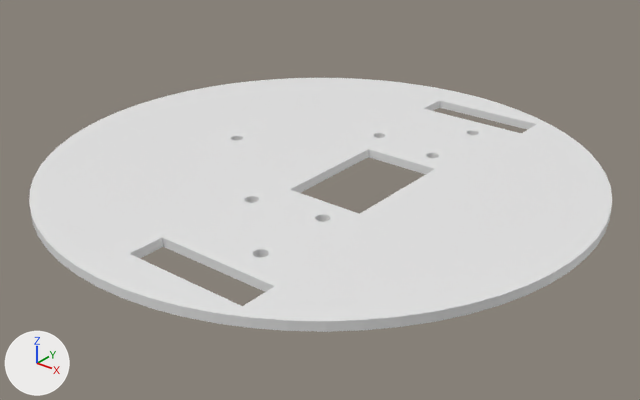
The Blender file baseplate.blend: old version first, new version second.
Both versions are drawn from a camera (50 mm lens) standing at (112.8, -141.2, 80.8) and looking at (2.1, -2.9, -4.9). The axes (+X, +Y, +Z) are drawn at lower left. The lights are the same throughout.

In view in the first picture: 'BasePlate'.
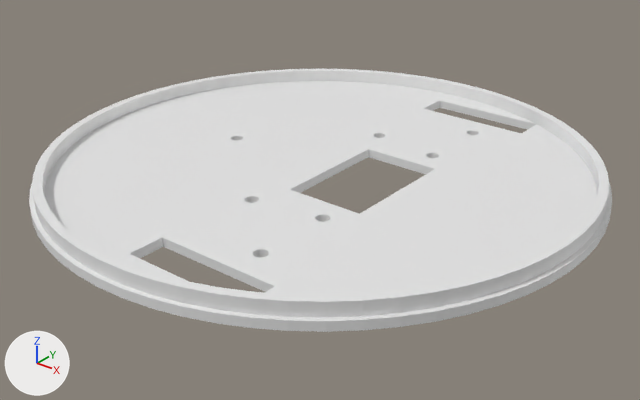
Where the newer file only moved an object's origin or applied its transform, the numbers keep the older frame.

Boxes (x1, y1, x2, y2) around the edits, measured in the pictures (640 x 400 px):
'BasePlate', reshaped: before (29, 78, 612, 332); after (29, 69, 612, 332)
part 1 of me_cylinder_081, added: after (29, 69, 612, 321)

The change in detail:
me_cylinder_081 is used by ob_baseplate; location (0.0, 0.0, 1.0).
me_cylinder_081 had 1052 vertices, 545 faces and spanned x -62.0..62.0, y -62.0..62.0, z -1.0..1.0.
me_cylinder_081 now has 1669 vertices, 779 faces, 113 loose edges and spans x -62.0..62.0, y -62.0..62.0, z -1.0..4.0.
me_cylinder_081 part 1: 617 vertices added at x -61.0..61.0, y -61.0..61.0, z 1.0..4.0.
